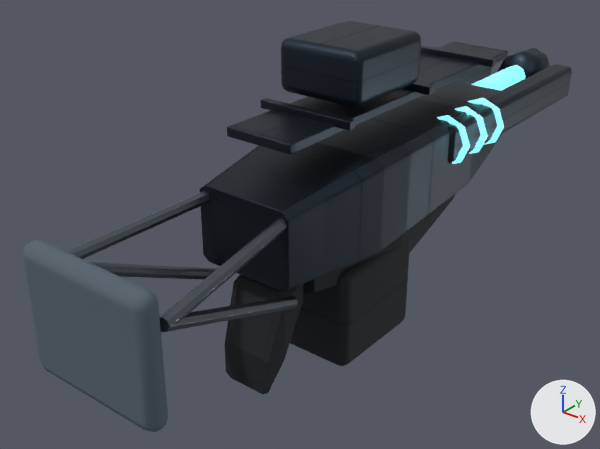
Renders of the glTF model public/assets/original/models/weapons/pass65-firearms/railgun/railgun-world-lod2.glb from each side of a commit.
Both versions are drawn from a 50 mm lens placed at (1.216, -1.964, 0.706), pointed at (-0.128, -0.285, -0.335). Lighting does not change. The marker at lower right points along +X, +Y and +Z. The picture after the commit comes second. Where no turn or scale is listed for an object, it has been applied to the vertices. Vertices at exactly the same position are counted once.

The scene before the commit, as lines of its bpy script (objects in view):
```python
me_cube_421 = bpy.data.meshes.new('Cube.421')
me_cube_421.from_pydata(...)  # 450 vertices, 888 faces; spans x -0.14..0.14, y -0.165..0.165, z -0.15..0.15
me_cube_421.materials.append(mat_mat_pass65_railgun_polymer_pbr)
me_cube_425 = bpy.data.meshes.new('Cube.425')
me_cube_425.from_pydata(...)  # 1190 vertices, 2332 faces; spans x -0.19..0.19, y -0.79..0.79, z -0.32..0.32
me_cube_425.materials.append(mat_mat_pass65_railgun_primary_pbr)
me_emrg_insulatedlower_world_lod2_mesh = bpy.data.meshes.new('EMRG_InsulatedLower_WORLD_LOD2_Mesh')
me_emrg_insulatedlower_world_lod2_mesh.from_pydata(...)  # 275 vertices, 542 faces; spans x -0.14..0.14, y -0.438..0.438, z -0.175..0.175
me_emrg_insulatedlower_world_lod2_mesh.materials.append(mat_mat_pass65_railgun_polymer_pbr)
ob_railgun_world_lod2_runtime_magazine_mat_pass65_railgun_polymer_pbr = bpy.data.objects.new('railgun_WORLD_LOD2_Runtime_magazine_MAT_Pass65_railgun_Polymer_PBR', me_cube_421)
ob_railgun_world_lod2_runtime_magazine_mat_pass65_railgun_polymer_pbr.location = (0.0, -0.263, -0.5)
ob_railgun_world_lod2_runtime_static_mat_pass65_railgun_polymer_pbr = bpy.data.objects.new('railgun_WORLD_LOD2_Runtime_static_MAT_Pass65_railgun_Polymer_PBR', me_emrg_insulatedlower_world_lod2_mesh)
ob_railgun_world_lod2_runtime_static_mat_pass65_railgun_polymer_pbr.location = (0.0, -0.23, -0.445)
ob_railgun_world_lod2_runtime_static_mat_pass65_railgun_primary_pbr = bpy.data.objects.new('railgun_WORLD_LOD2_Runtime_static_MAT_Pass65_railgun_Primary_PBR', me_cube_425)
ob_railgun_world_lod2_runtime_static_mat_pass65_railgun_primary_pbr.location = (0.0, 0.127, -0.095)
# also in view: 'railgun_WORLD_LOD2_Runtime_static_MAT_Pass65_railgun_Rubber' at (0.0, -1.113, -0.23); 'railgun_WORLD_LOD2_Runtime_action_MAT_Pass65_railgun_Emissive' at (0.0, 0.387, -0.11); 'railgun_WORLD_LOD2_Runtime_static_MAT_Pass65_railgun_Gunmetal' at (0.0, -0.834, -0.229)
```
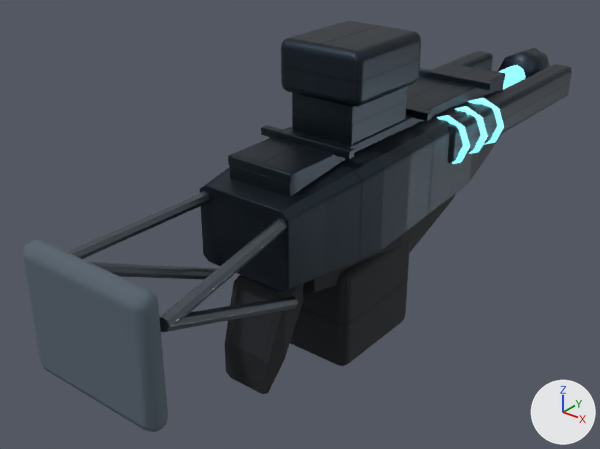
Pixel boxes (x1, y1, x2, y2) of what changed, in the pictures (600 x 449 px; the box of a moved part takes in the faces that stretch with it):
part 1 of me_cube_425, moved or reshaped: before (260, 98, 355, 131); after (261, 125, 354, 159)
part 2 of me_cube_425, moved or reshaped: before (404, 82, 433, 95); after (406, 106, 432, 121)
part 3 of me_cube_425, moved or reshaped: before (421, 45, 496, 67); after (419, 68, 493, 91)
part 4 of me_cube_425, added: after (228, 63, 505, 197)
part 5 of me_cube_425, added: after (292, 86, 407, 145)
part 6 of me_cube_425, deleted: before (201, 42, 508, 292)

Edits to the bpy script that builds the scene:
```text
Change me_cube_425:
    used by ob_railgun_world_lod2_runtime_static_mat_pass65_railgun_primary_pbr; location = (0.0, 0.127, -0.095)
    remove me_cube_425.from_pydata(...)  # 1190 vertices, 2332 faces; spans x -0.19..0.19, y -0.79..0.79, z -0.32..0.32
    add me_cube_425.from_pydata(...)  # 1337 vertices, 2626 faces; spans x -0.19..0.19, y -0.79..0.79, z -0.32..0.32
    me_cube_425 part 1: the loose piece of 96 vertices spanning x -0.14..0.14, y -0.56..-0.54, z 0.14..0.16 is moved by (0.0, 0.0, -0.07)
    me_cube_425 part 2: the loose piece of 96 vertices spanning x -0.14..0.14, y -0.2..-0.17, z 0.14..0.16 is moved by (0.0, 0.0, -0.07)
    me_cube_425 part 3: the loose piece of 96 vertices spanning x -0.14..0.14, y 0.17..0.19, z 0.14..0.16 is moved by (0.0, 0.0, -0.07)
    me_cube_425 part 4: a new loose piece of 188 vertices spanning x -0.1..0.1, y -0.73..0.36, z 0.01..0.08, in mat_mat_pass65_railgun_primary_pbr
    me_cube_425 part 5: a new loose piece of 96 vertices spanning x -0.09..0.09, y -0.49..-0.23, z 0.07..0.18, in mat_mat_pass65_railgun_primary_pbr
    me_cube_425 part 6: 137 vertices removed from x -0.16..0.16, y -0.79..0.36, z -0.22..0.15
```
